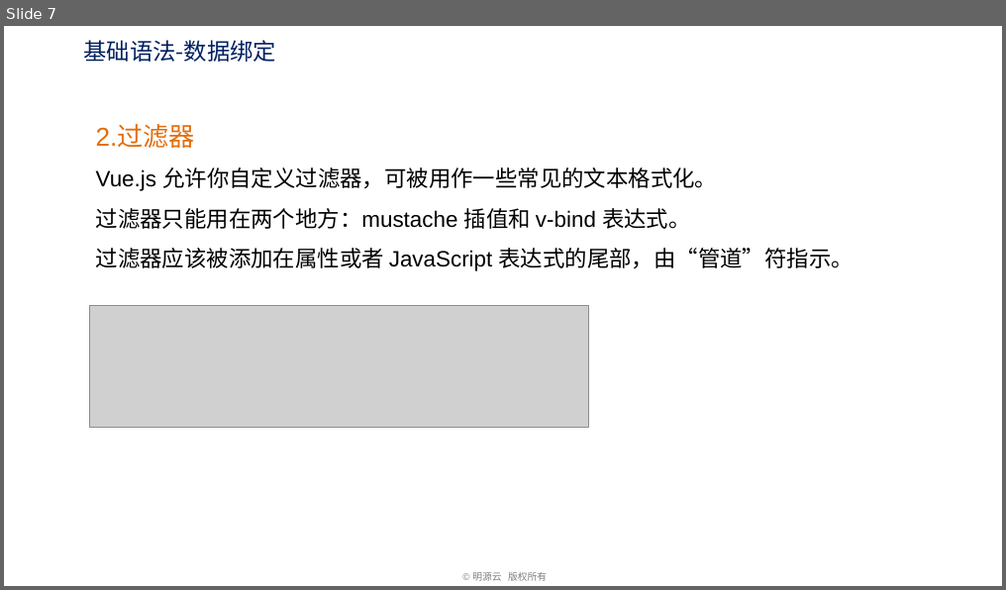
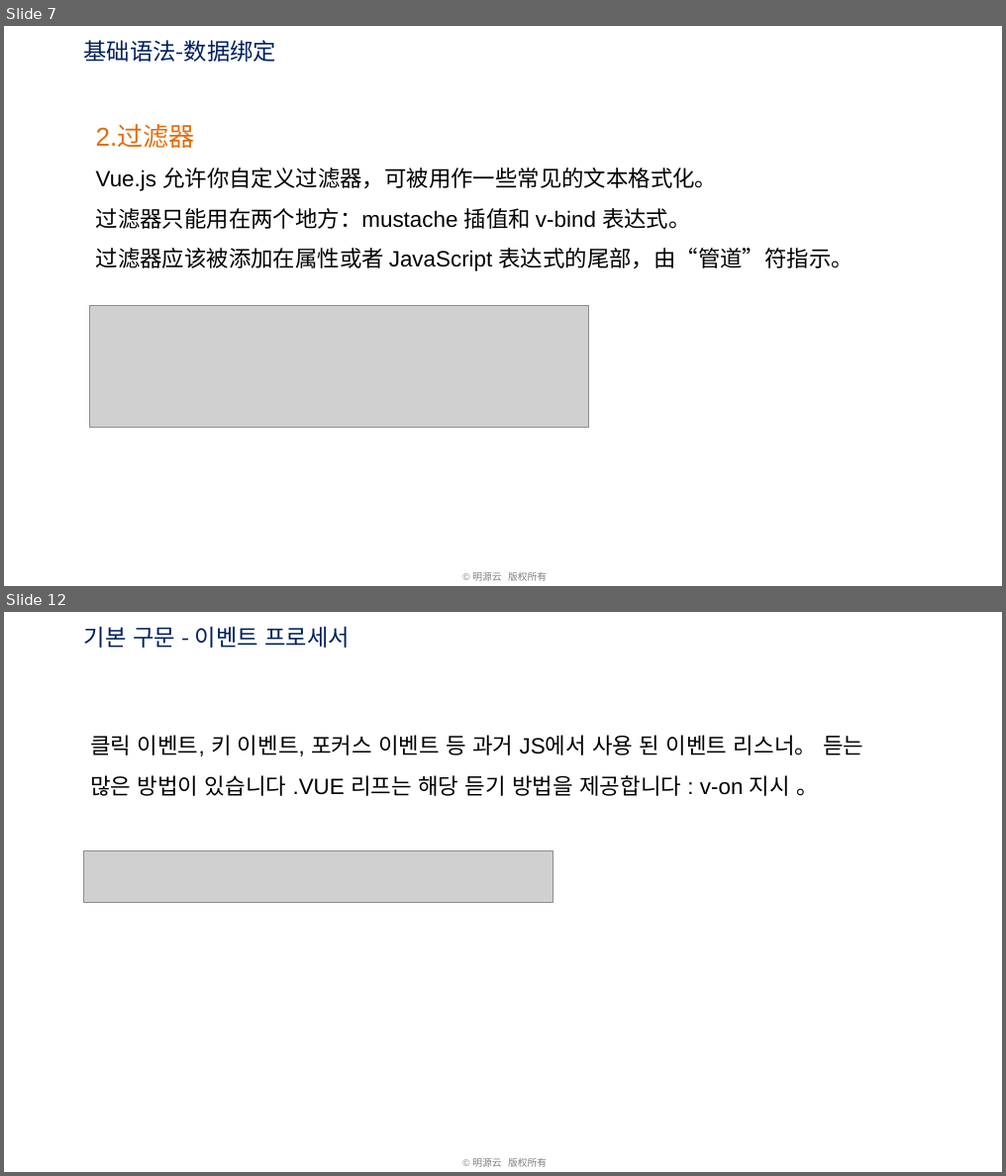
Before and after one commit to freelife1191/front_sample, a slide deck: learn/vue-how-to-learn/lesson/1.vue 기초/VUE 기본 사항.pptx. Shown one above the other, each under a label of ours: slide 7 before the commit, slides 7 and 12 after it; the slides between them are not shown. The pictures are 1006x590 and 1006x1176 pixels, drawn with LibreOffice and Linux fonts; fonts in the diff are those of the drawing; grey boxes stand for pictures; background and template pictures are left out. Boxes give left, top, right and bottom in pixels: in the first picture for what was removed or moved away, otherwise in the second. Text is boxed around its words. In the diff, an @@ line names an element or a change of style, - is before the commit and + after.

```diff
--- a/learn/vue-how-to-learn/lesson/1.vue 기초/VUE 기본 사항.pptx
+++ b/learn/vue-how-to-learn/lesson/1.vue 기초/VUE 기본 사항.pptx
@@ slide 12 added at bbox=[4, 612, 1002, 1172], background #FFFFFF; not listed: 1 template element that a slide beside it also shows @@
@@ text added at bbox=[84, 626, 350, 648], 25 pt, text #002060 @@
+기본 구문 - 이벤트 프로세서
@@ text added at bbox=[90, 735, 863, 796], 24 pt, text #000000 @@
+클릭 이벤트, 키 이벤트, 포커스 이벤트 등 과거 JS에서 사용 된 이벤트 리스너。 듣는 많은 방법이 있습니다 .VUE 리프는 해당 듣기 방법을 제공합니다 : v-on 지시 。
@@ picture added at bbox=[84, 851, 552, 903] @@
```
Also in this commit, not shown: 1 slide changed, 9 other slides added, 10 slides removed, 2 other files.
